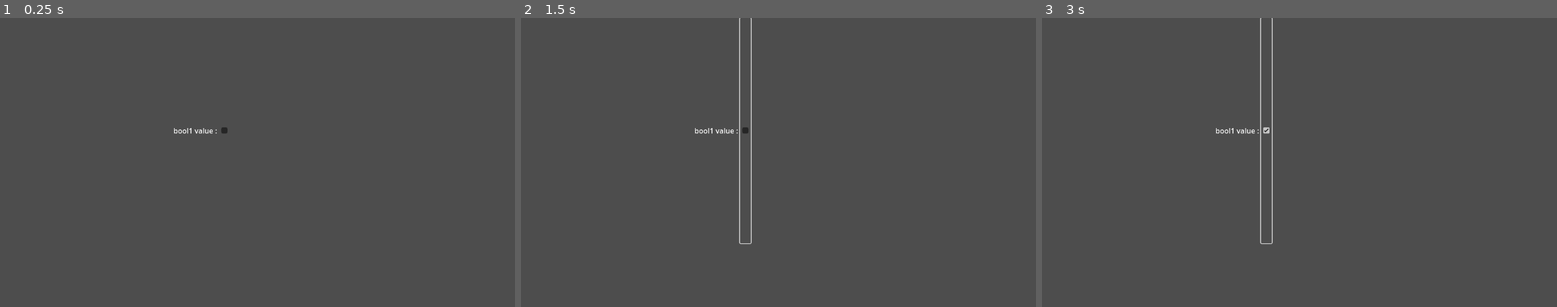
Above: before the commit, frames 1-3 (left to right).
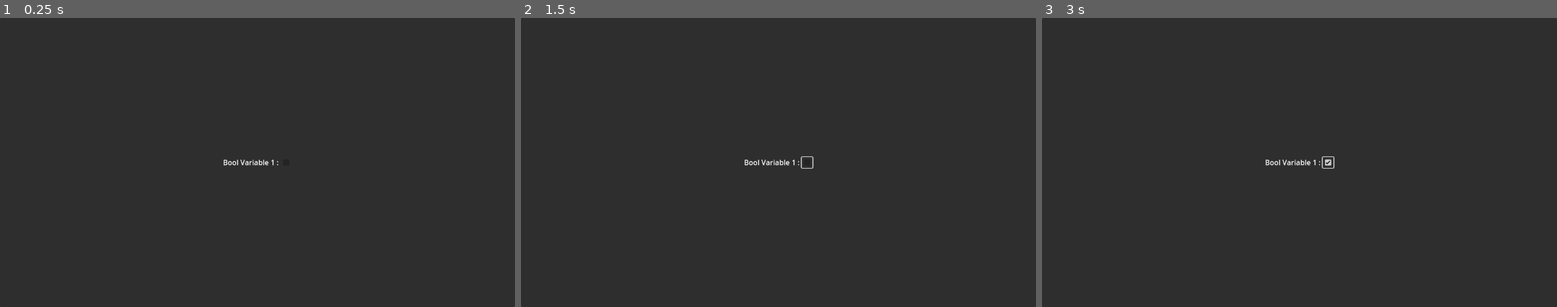
Above: after the commit, the same moments.

Repository: joranmarcy/Godot-MEDS-Sample
Game: Godot game, scene res://main.tscn
The game is run twice, just before and just after one commit, with the same random seed, the same clock (stepped at 60 frames per second) and the same inputs.
Inputs (mouse positions are in pixels of both pictures, inside the frame that each line leads up to; where the layout moved, square brackets give the same spot in the first picture):
- Up to frame 1 (0.25 s): no input
- Up to frame 2 (1.5 s): click (809, 162) [747, 130] at 0.5 s; click (809, 162) [747, 130] at 1.25 s
- Up to frame 3 (3 s): click (1330, 162) [1268, 130] at 2 s; tap Enter at 2.75 s

The runs differ from the first frame. In frame 1, 100% of the frame differs, in the area x 0-100%, y 0-100%; in frame 2, 100%; in frame 3, 100%.

Commit message:
bool variable

Diff:
--- a/main.tscn
+++ b/main.tscn
@@ -8,18 +8,31 @@
 script = ExtResource("1_0xm2m")
 bool_variable = ExtResource("2_0xm2m")
 
-[node name="CanvasGroup" type="CanvasGroup" parent="."]
+[node name="CanvasLayer" type="CanvasLayer" parent="."]
+follow_viewport_enabled = true
 
-[node name="BoxContainer" type="BoxContainer" parent="CanvasGroup"]
-offset_right = 902.0
-offset_bottom = 505.0
-alignment = 1
+[node name="Panel" type="Panel" parent="CanvasLayer"]
+anchors_preset = 15
+anchor_right = 1.0
+anchor_bottom = 1.0
+grow_horizontal = 2
+grow_vertical = 2
 
-[node name="Label" type="Label" parent="CanvasGroup/BoxContainer"]
+[node name="CenterContainer" type="CenterContainer" parent="CanvasLayer"]
+anchors_preset = 15
+anchor_right = 1.0
+anchor_bottom = 1.0
+grow_horizontal = 2
+grow_vertical = 2
+
+[node name="HBoxContainer" type="HBoxContainer" parent="CanvasLayer/CenterContainer"]
 layout_mode = 2
-text = "bool1 value :"
 
-[node name="CheckBox" type="CheckBox" parent="CanvasGroup/BoxContainer"]
+[node name="Label" type="Label" parent="CanvasLayer/CenterContainer/HBoxContainer"]
+layout_mode = 2
+text = "Bool Variable 1 :"
+
+[node name="CheckBox" type="CheckBox" parent="CanvasLayer/CenterContainer/HBoxContainer"]
 layout_mode = 2
 script = ExtResource("3_h2yge")
 bool_var = ExtResource("2_0xm2m")
Not shown, added: export_presets.cfg
